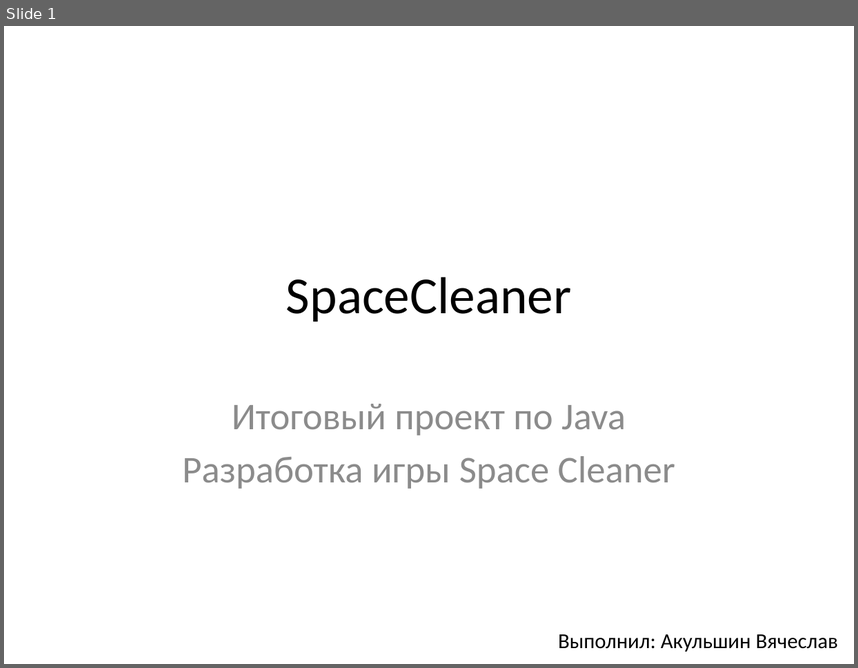
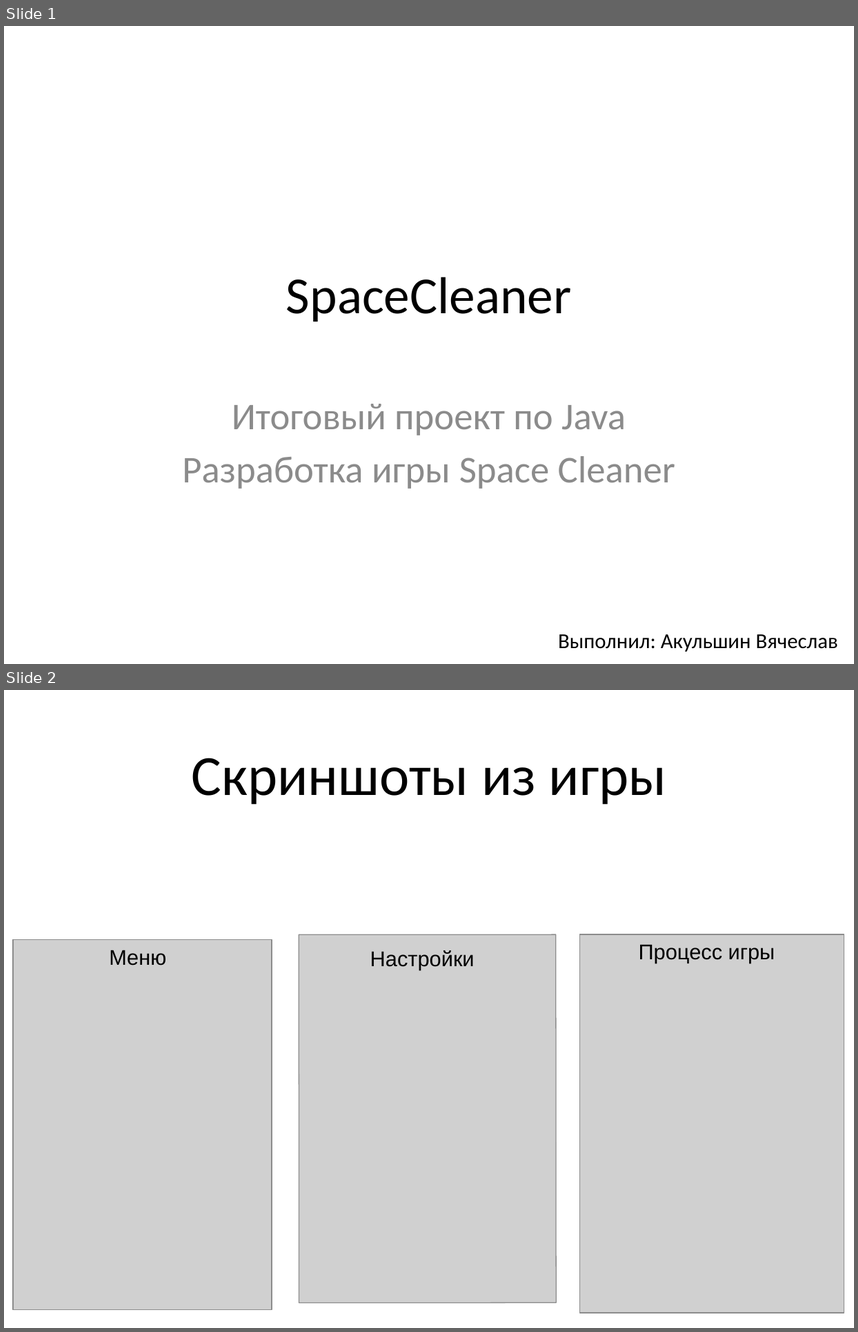
Before and after one commit to rbsdd/RocketCleaner, a slide deck: Итоговый проект по игре SpaceCleaner.pptx. Shown one above the other, each under a label of ours: slide 1 before the commit, slides 1 and 2 after it. The pictures are 858x668 and 858x1332 pixels, drawn with LibreOffice and Linux fonts; fonts in the diff are those of the drawing; grey boxes stand for pictures. Boxes give left, top, right and bottom in pixels: in the first picture for what was removed or moved away, otherwise in the second. Text is boxed around its words. In the diff, an @@ line names an element or a change of style, - is before the commit and + after.

Commit message:
Проект (ОБНОВЛЕННЫЙ)

```diff
--- a/Итоговый проект по игре SpaceCleaner.pptx
+++ b/Итоговый проект по игре SpaceCleaner.pptx
@@ slide 2 added at bbox=[4, 690, 854, 1328], background #FFFFFF @@
@@ title added at bbox=[192, 758, 666, 805], 48 pt, text #000000 @@
+Скриншоты из игры
@@ picture added at bbox=[299, 935, 556, 1303] @@
@@ picture added at bbox=[579, 934, 844, 1312] @@
@@ picture added at bbox=[14, 939, 272, 1309] @@
@@ text added at bbox=[109, 950, 166, 965], 18 pt, text #000000 @@
+Меню
@@ text added at bbox=[370, 950, 475, 970], 18 pt, text #000000 @@
+Настройки
@@ text added at bbox=[639, 945, 775, 963], 18 pt, text #000000 @@
+Процесс игры
```
